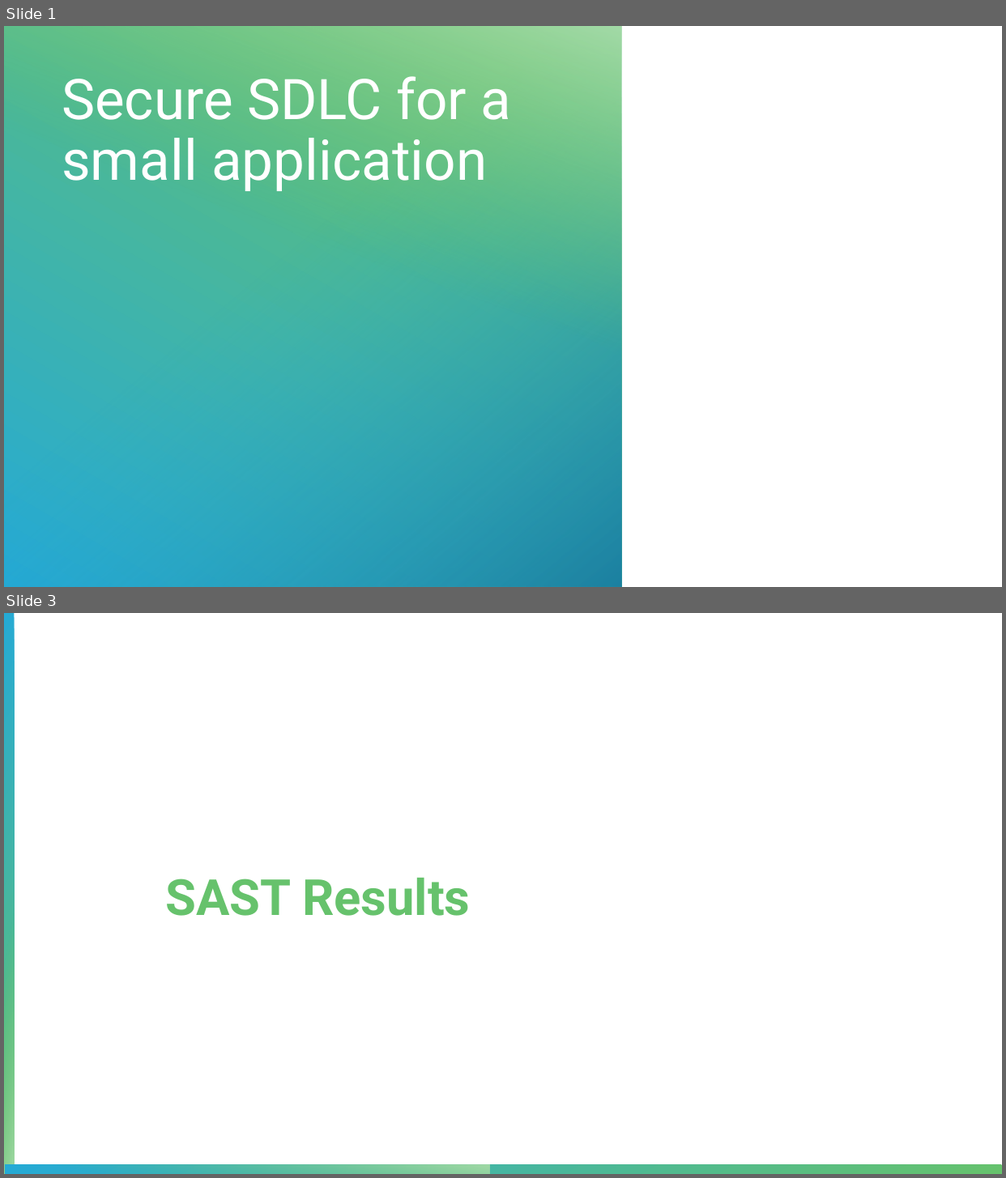
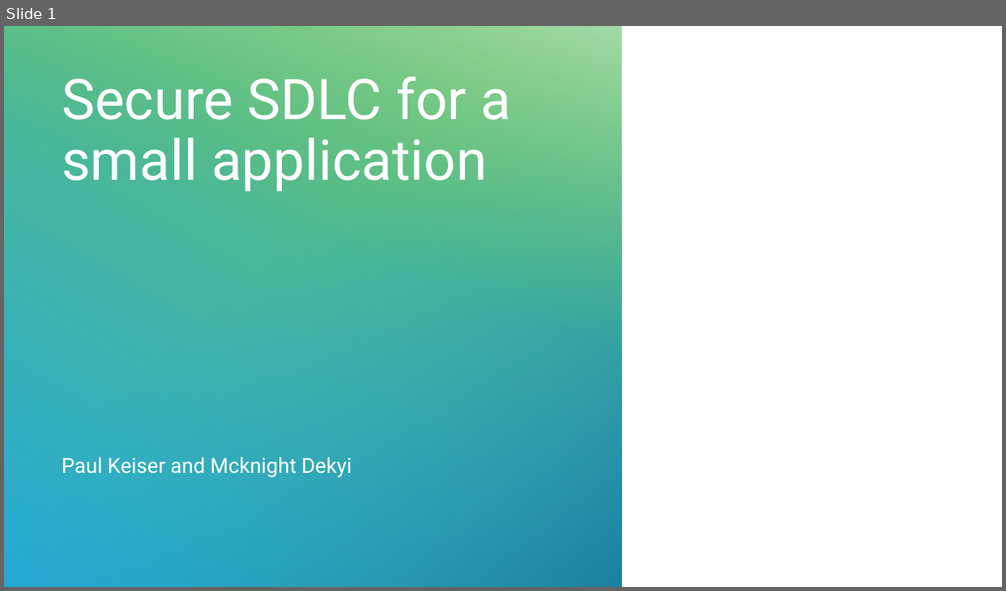
Before and after one commit to PaullyDK/DevSecOpsProjOne, a slide deck: Presentation/proj1.pptx. Shown one above the other, each under a label of ours: slides 1 and 3 before the commit, slide 1 after it; the slides between them are not shown. The pictures are 1006x1178 and 1006x591 pixels, drawn with LibreOffice and Linux fonts; fonts in the diff are those of the drawing; background and template pictures are left out. Boxes give left, top, right and bottom in pixels: in the first picture for what was removed or moved away, otherwise in the second. Text is boxed around its words. In the diff, an @@ line names an element or a change of style, - is before the commit and + after.

```diff
--- a/Presentation/proj1.pptx
+++ b/Presentation/proj1.pptx
@@ slide 3 removed at [4,613,1002,1174], background #FFFFFF @@
@@ rectangle removed at [4,613,14,1174] @@
@@ text removed at [165,878,470,916] @@
-SAST Results
@@ rectangle removed at [4,902,14,1174] @@
@@ rectangle removed at [5,1165,1002,1174] @@
@@ rectangle removed at [5,1165,489,1174] @@
@@ slide 1 changed as well @@
@@ subtitle added at [62,457,351,478], 20 pt, text #FFFFFF @@
+Paul Keiser and Mcknight Dekyi
```
Also in this commit, not shown: 1 other slide changed, 1 slide added, 3 other slides removed, 3 other files.
